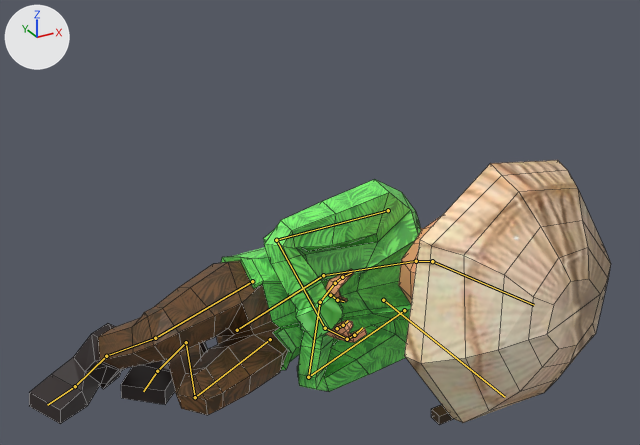
An edit to the Blender file Map/Assets/Models/Yamato_civil/yamato_civil_rack.blend, drawn before and after from the same camera.
One viewpoint serves both versions: a 50 mm lens placed at (-0.75, -2.54, 1.71), pointed at (0.44, -0.36, 0.62). Every picture has the same lights, and +X, +Y and +Z are marked at upper left. Both versions are drawn at frame 15 of the action 'YamatoCivilRack_Dead'; the numbers are the values there. The bones that bend it are drawn over the model as lines. Mesh edges are drawn as thin lines.

In view in the first picture: 'Yamato'.
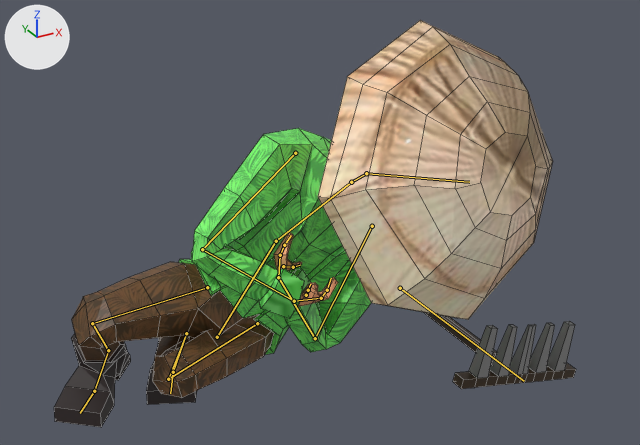
Location of each change, (x1, y1, x2, y2) in pixels of the pictures (640 x 445 px):
```json
{"object": "Yamato", "change": "posed", "before": [29, 160, 611, 425], "after": [54, 20, 576, 427], "on screen": "10% narrower, 53% taller"}
{"bone": "abdomen", "before": "(237, 330) to (323, 275)", "after": "(217, 337) to (276, 241)"}
{"bone": "pecho", "before": "(323, 275) to (416, 261)", "after": "(276, 241) to (351, 182)"}
{"bone": "cabeza", "before": "(432, 261) to (534, 305)", "after": "(366, 173) to (469, 182)"}
{"bone": "tibia_L", "before": "(195, 397) to (186, 342)", "after": "(168, 379) to (186, 333)"}
{"bone": "tibia_R", "before": "(155, 338) to (106, 356)", "after": "(92, 323) to (108, 350)"}
{"bone": "Rack", "before": "(383, 300) to (505, 397)", "after": "(400, 288) to (524, 381)"}
```

The change, as JSON lines over the scene's bpy script:
```json
{"block": "bone_abdomen", "where": "bone_abdomen = bpy.data.objects['Armature'].pose.bones['abdomen']  # child of 'root'"}
{"op": "set", "path": "bone_abdomen.location", "old": "(-0.52, -4.09, 1.98)", "new": "(-0.86, -4.05, 1.53)"}
{"op": "set", "path": "bone_abdomen.rotation_quaternion", "old": "(0.784, 0.54, 0.026, -0.305)", "new": "(0.869, 0.296, 0.012, -0.225)", "note": "degrees (63, 22, -29) -> degrees (35, 10, -26)"}
{"block": "bone_pecho", "where": "bone_pecho = bpy.data.objects['Armature'].pose.bones['pecho']  # child of 'abdomen'"}
{"op": "set", "path": "bone_pecho.rotation_quaternion", "old": "(0.753, -0.275, -0.192, 0.566)", "new": "(0.853, -0.193, -0.11, 0.33)", "note": "degrees (-39, 1, 73) -> degrees (-27, -4, 43)"}
{"block": "bone_cabeza", "where": "bone_cabeza = bpy.data.objects['Armature'].pose.bones['cabeza']  # child of 'cuello'"}
{"op": "set", "path": "bone_cabeza.rotation_quaternion", "old": "(0.893, -0.444, -0.004, 0.077)", "new": "(0.896, -0.438, 0.001, 0.077)", "note": "degrees (-53, 3, 8) -> degrees (-52, 4, 8)"}
{"block": "bone_tibia_l", "where": "bone_tibia_l = bpy.data.objects['Armature'].pose.bones['tibia_L']  # child of 'femur_L'"}
{"op": "set", "path": "bone_tibia_l.rotation_quaternion", "old": "(0.999, -0.016, -0.027, 0.032)", "new": "(0.999, -0.009, -0.026, 0.029)", "note": "degrees (-2, -3, 4) -> degrees (-1, -3, 3)"}
{"block": "bone_tibia_r", "where": "bone_tibia_r = bpy.data.objects['Armature'].pose.bones['tibia_R']  # child of 'femur_R'"}
{"op": "set", "path": "bone_tibia_r.rotation_quaternion", "old": "(1.0, -0.014, 0.017, 0.009)", "new": "(1.0, -0.008, 0.02, -0.003)", "note": "degrees (-2, 2, 1) -> degrees (-1, 2, 0)"}
{"block": "bone_pie_l_control", "where": "bone_pie_l_control = bpy.data.objects['Armature'].pose.bones['pie_L_control']  # child of 'root'"}
{"op": "set", "path": "bone_pie_l_control.rotation_quaternion", "old": "(0.923, 0.0, 0.001, -0.385)", "new": "(0.954, 0.0, 0.001, -0.227)", "note": "degrees (0, 0, -45) -> degrees (0, 0, -27)"}
{"block": "bone_pie_l_001", "where": "bone_pie_l_001 = bpy.data.objects['Armature'].pose.bones['pie_L.001']  # child of 'pie_L_control'"}
{"op": "set", "path": "bone_pie_l_001.rotation_quaternion", "old": "(0.955, 0.079, 0.194, -0.211)", "new": "(0.945, 0.196, 0.116, -0.11)", "note": "degrees (4, 24, -24) -> degrees (22, 16, -10)"}
{"block": "bone_pie_r_control", "where": "bone_pie_r_control = bpy.data.objects['Armature'].pose.bones['pie_R_control']  # child of 'root'"}
{"op": "set", "path": "bone_pie_r_control.rotation_quaternion", "old": "(0.857, 0.0, 0.002, -0.515)", "new": "(0.916, 0.0, 0.001, -0.304)", "note": "degrees (0, 0, -62) -> degrees (0, 0, -37)"}
{"block": "bone_pie_r_001", "where": "bone_pie_r_001 = bpy.data.objects['Armature'].pose.bones['pie_R.001']  # child of 'pie_R_control'"}
{"op": "set", "path": "bone_pie_r_001.rotation_quaternion", "old": "(0.985, 0.057, 0.111, -0.119)", "new": "(0.964, 0.181, 0.065, -0.056)", "note": "degrees (5, 13, -13) -> degrees (21, 9, -5)"}
{"block": "bone_rack", "where": "bone_rack = bpy.data.objects['Armature'].pose.bones['Rack']"}
{"op": "set", "path": "bone_rack.location", "old": "(2.25, 0.04, 4.95)", "new": "(2.79, 0.04, 4.7)"}
{"op": "set", "path": "bone_rack.rotation_quaternion", "old": "(0.035, 0.002, -0.999, 0.001)", "new": "(-0.114, 0.002, -0.995, 0.002)", "note": "degrees (0, -176, 0) -> degrees (0, 167, 0)"}
```
